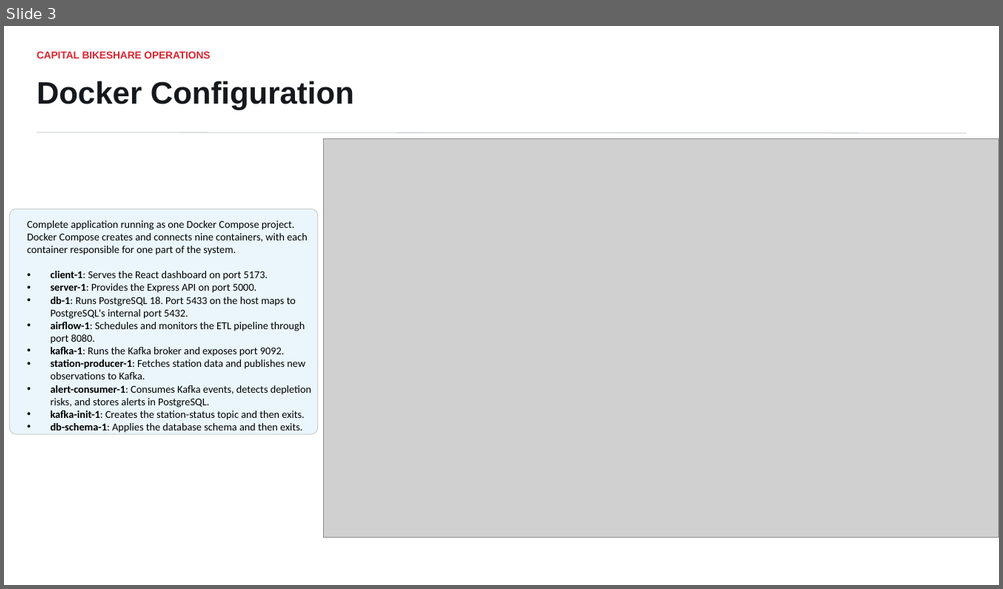
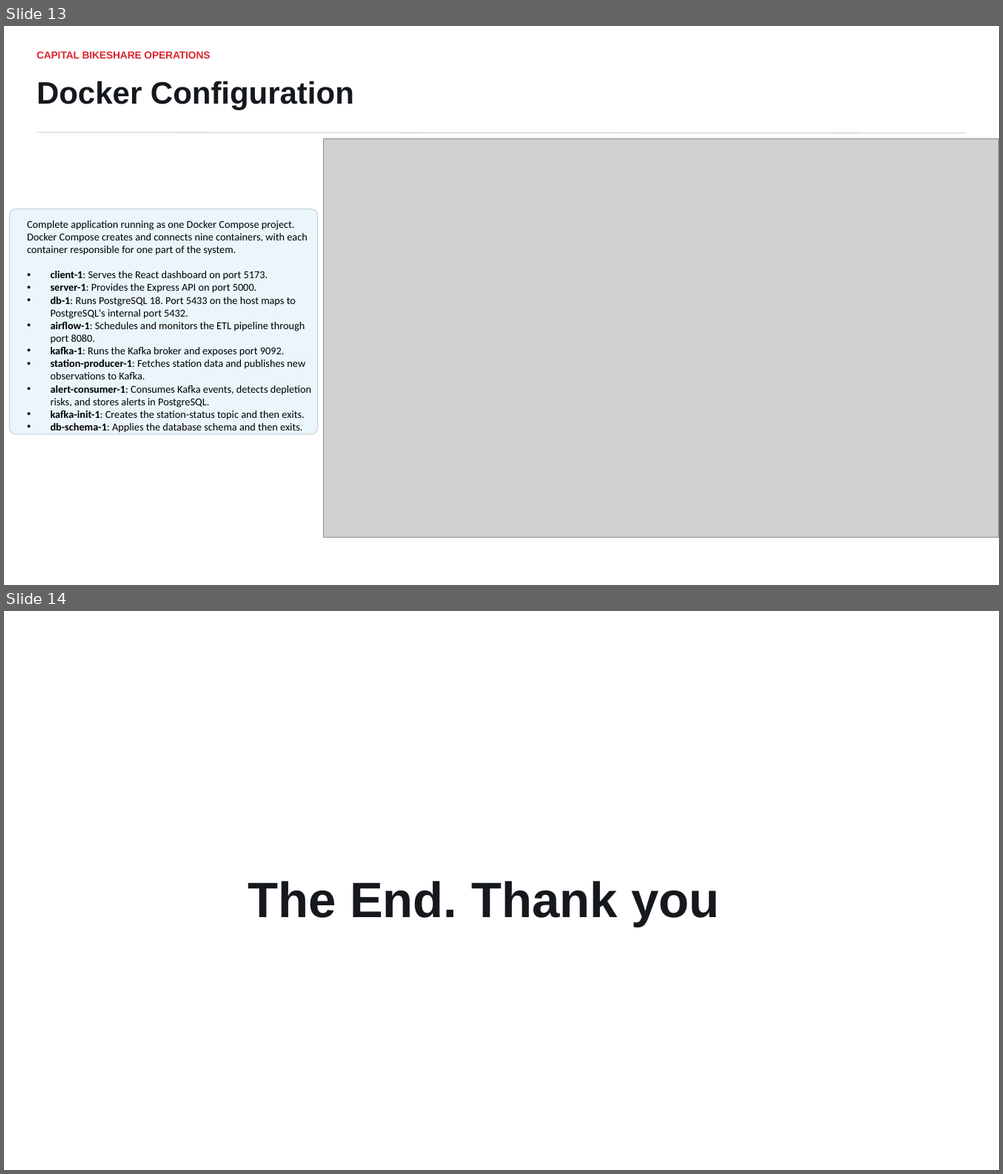
Before and after one commit to EyasuTes/Shared-Bikes-App, a slide deck: capital_bikeshare_operations_platform.pptx. Shown one above the other, each under a label of ours: slide 3 before the commit, slides 13 and 14 after it. The pictures are 1003x589 and 1003x1174 pixels, drawn with LibreOffice and Linux fonts; fonts in the diff are those of the drawing; grey boxes stand for pictures. Boxes give left, top, right and bottom in pixels: in the first picture for what was removed or moved away, otherwise in the second. Text is boxed around its words. In the diff, an @@ line names an element or a change of style, - is before the commit and + after.

```diff
--- a/capital_bikeshare_operations_platform.pptx
+++ b/capital_bikeshare_operations_platform.pptx
@@ slide 14 added at (4,611,999,1170), background #FFFFFF @@
@@ text added at (247,881,719,927), 48 pt, text #15191D, bold @@
+The End. Thank you
@@ what was slide 3 is now slide 13 @@
```
Also in this commit, not shown: 3 slides changed, 6 other slides added, 1 slide removed.
